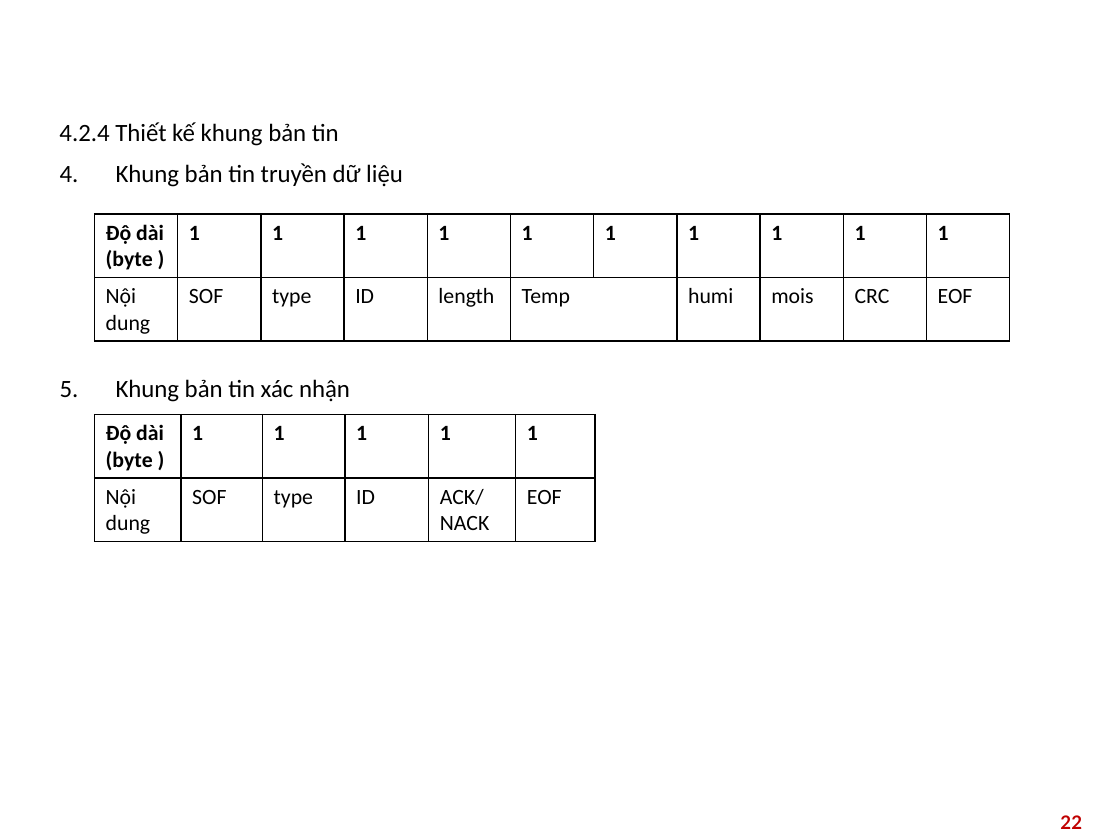
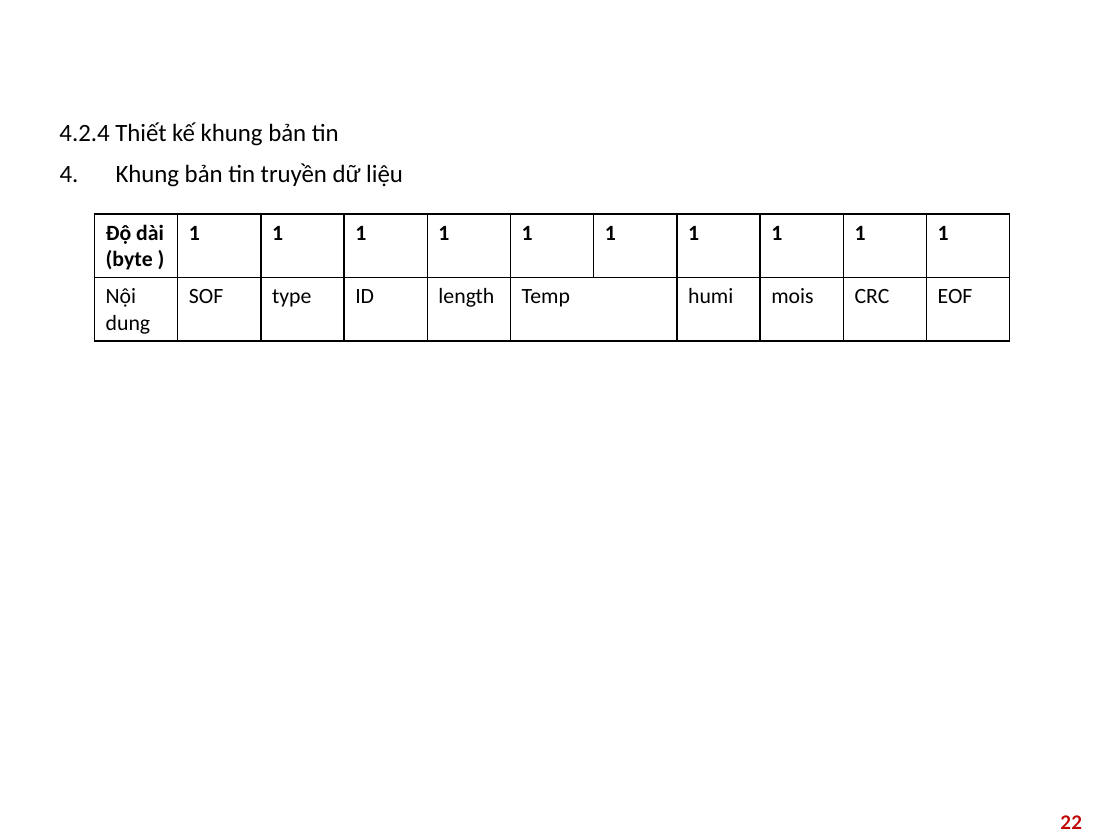
Before and after one commit to NQAnh2425/SmartGarden, a slide deck: slide 22 of smart_garden_report/LoRa_SX1278_guide.pptx. Drawn at 1120x840 pixels with LibreOffice and Linux fonts; fonts in the diff are those of the drawing; background and template pictures are left out. Boxes give left, top, right and bottom in pixels: in the first picture for what was removed or moved away, otherwise in the second. Text is boxed around its words. In the diff, an @@ line names an element or a change of style, - is before the commit and + after.

```diff
--- a/smart_garden_report/LoRa_SX1278_guide.pptx
+++ b/smart_garden_report/LoRa_SX1278_guide.pptx
@@ text removed at (60,379,350,402) @@
-5. Khung bản tin xác nhận
@@ table removed at (94,414,596,541), 2 rows, 6 columns @@
-Độ dài (byte ) | 1 | 1 | 1 | 1 | 1
-Nội dung | SOF | type | ID | ACK/ / NACK | EOF
```
Also in this commit, not shown: 14 other slides changed, 2 slides added, 1 slide removed.
